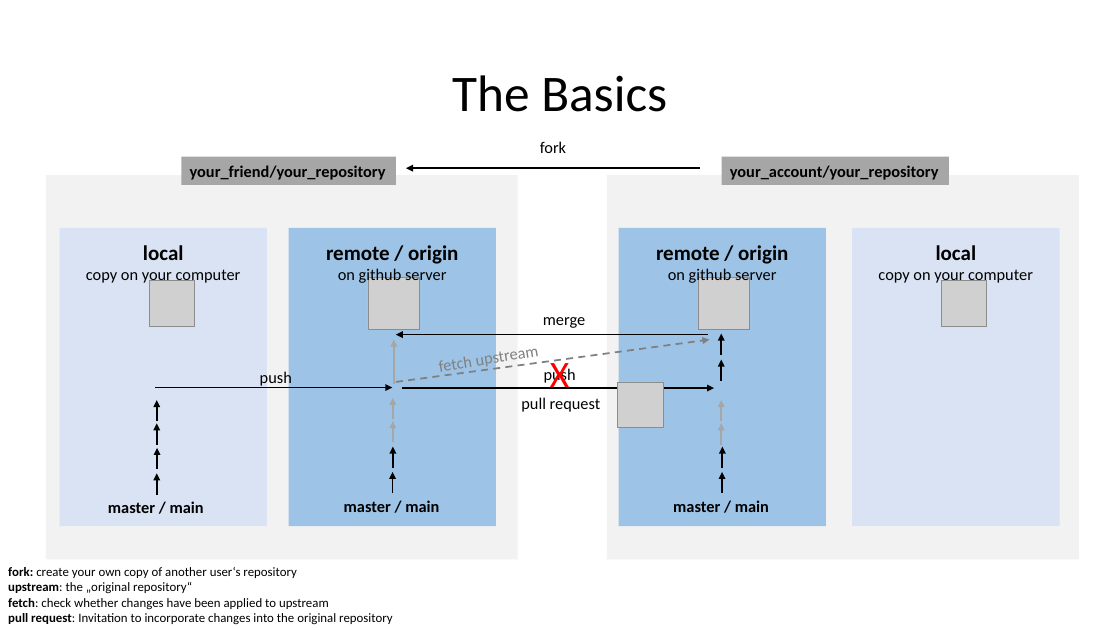
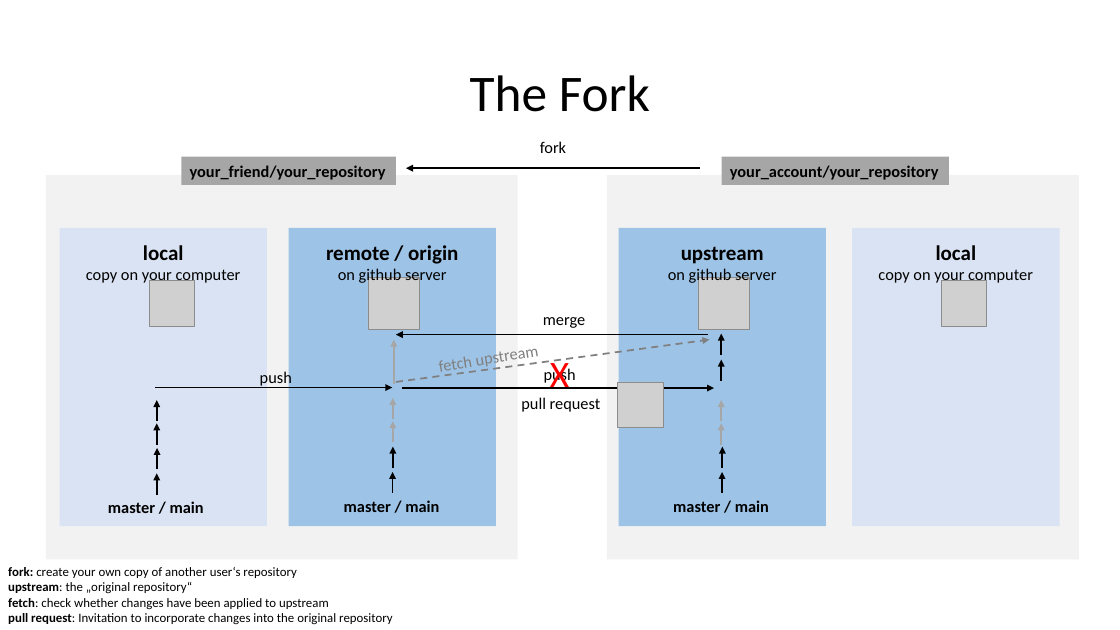
Before and after one commit to remichel/Buschlab_Github_Workshop, a slide deck: slide 5 of github_workshop.pptx (slide 4 before the commit). Drawn at 1120x630 pixels with LibreOffice and Linux fonts; fonts in the diff are those of the drawing; grey boxes stand for pictures. Boxes give left, top, right and bottom in pixels: in the first picture for what was removed or moved away, otherwise in the second. Text is boxed around its words. In the diff, an @@ line names an element or a change of style, - is before the commit and + after.

```diff
--- a/github_workshop.pptx
+++ b/github_workshop.pptx
@@ title at [470,75,650,112]: text changed @@
-The Basics
+The Fork
@@ text "upstream": place and size @@
-text "upstream" at [656,245,788,285]
+text "upstream" at [668,246,776,285]
@@ text at [681,246,764,264]: text changed @@
-remote / origin
+upstream
```
Also in this commit, not shown: 5 other slides changed, 1 slide added.
